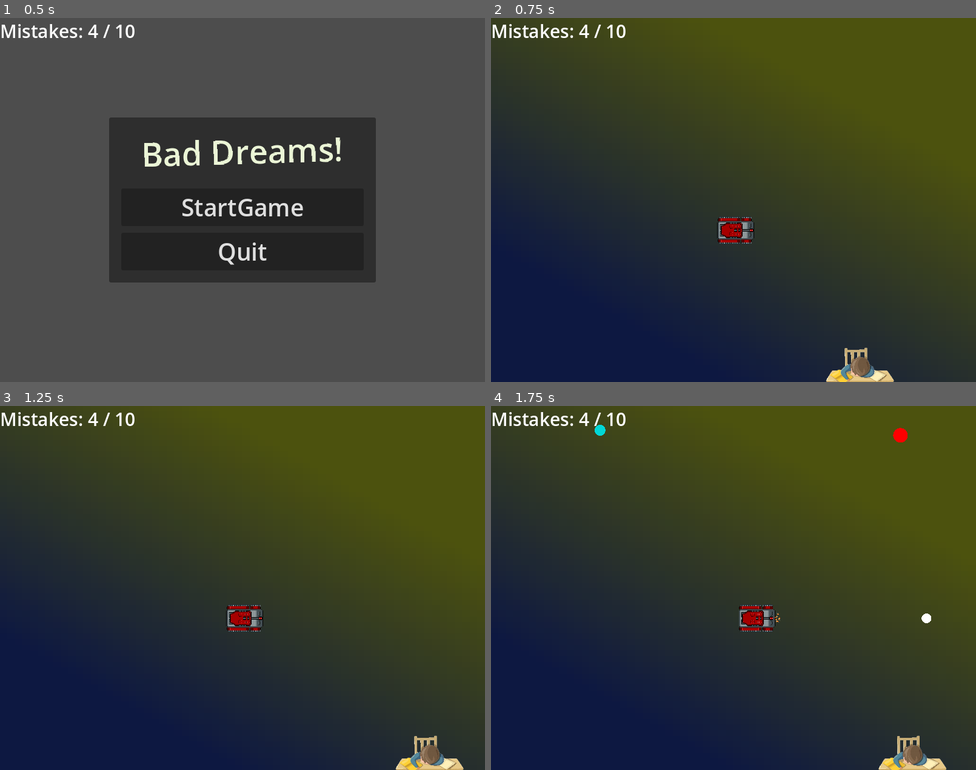
Above: before the commit, frames 1-4 (two rows, left to right).
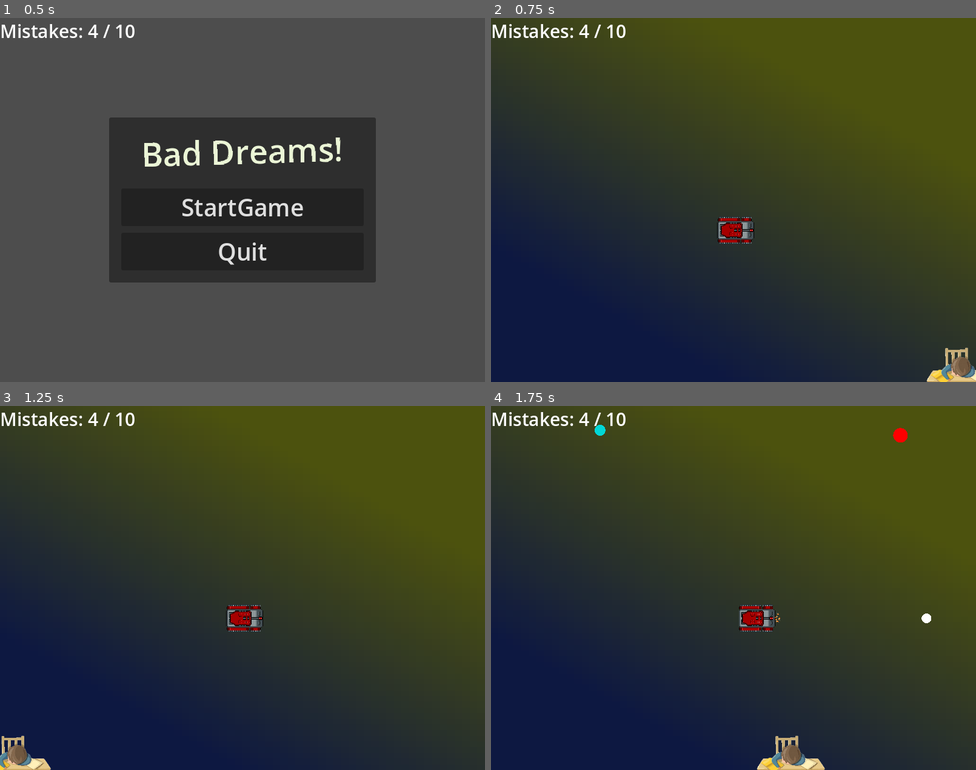
Above: after the commit, the same moments.

Repository: mazilimka/Bad-Dreams
Game: Godot game, scene res://Windows/StartMenu/start_menu.tscn
Two runs of this game, one before a commit and one after it. Both use one fixed random seed, a clock stepped at 60 frames per second and the inputs below.
Inputs (mouse positions are in pixels of both pictures, inside the frame that each line leads up to):
- Up to frame 1 (0.5 s): no input
- Up to frame 2 (0.75 s): click "StartGame" at 0.5 s
- Up to frame 3 (1.25 s): no input
- Up to frame 4 (1.75 s): move the mouse to (840, 569) at 1.27 s; hold D (move_right) from 1.28 s (still down); click (840, 569) at 1.35 s

Frame 1 is identical in both runs. In frame 2, 1.2% of the frame differs, in the area x 69-100%, y 90-100%; in frame 3, 1.2%; in frame 4, 1.3%, in the area x 54-94%, y 90-100%.

Commit message:
A little changes

Diff:
--- /dev/null
+++ b/AlarmArea/alarm_area.gd
@@ -0,0 +1,11 @@
+extends Area2D
+
+
+func _ready() -> void:
+	area_entered.connect(_character_enter)
+
+
+func _character_enter(_area: Area2D):
+	if _area.is_in_group('Character'):
+		_area.global_position.x = 400.0
+		_area.block_timer_timeout()
--- /dev/null
+++ b/AlarmArea/alarm_area.tscn
@@ -0,0 +1,14 @@
+[gd_scene load_steps=3 format=3 uid="uid://bwvtsbsy064qy"]
+
+[ext_resource type="Script" path="res://AlarmArea/alarm_area.gd" id="1_c677m"]
+
+[sub_resource type="RectangleShape2D" id="RectangleShape2D_y30ua"]
+size = Vector2(20, 86)
+
+[node name="AlarmArea" type="Area2D"]
+collision_layer = 0
+collision_mask = 4
+script = ExtResource("1_c677m")
+
+[node name="CollisionShape2D" type="CollisionShape2D" parent="."]
+shape = SubResource("RectangleShape2D_y30ua")
--- a/Character/character.gd
+++ b/Character/character.gd
@@ -2,12 +2,12 @@
 
 @onready var block_timer: Timer = %BlockTimer
 
-var speed := 200.0
+var speed := 2800.0
 var direction := Vector2.RIGHT
 var _is_colliding := false
 
 func _ready() -> void:
-	block_timer.timeout.connect(_block_timer_timeout)
+	block_timer.timeout.connect(block_timer_timeout)
 
 
 func _process(delta: float) -> void:
@@ -22,19 +22,30 @@
 			direction = Vector2.LEFT
 		else:
 			direction = Vector2.RIGHT
-		block_timer.start(1.0)
+		block_timer.start(0.1)
 
 
-func _block_timer_timeout():
+func block_timer_timeout():
 	_is_colliding = false
 
 
 func character_decreasing():
 	scale -= Vector2(0.05, 0.05)
 	global_position.y += 7.0
-	speed += 20
+	if speed != 2800:
+		speed += 20
+		print(speed)
+	else:
+		speed == 2800
+		print(speed)
+
 
 func character_increasing():
 	scale += Vector2(0.05, 0.05)
 	global_position.y -= 7.0
-	speed += 20
+	if speed != 2800:
+		print(speed)
+		speed += 20
+	else:
+		print(speed)
+		speed == 2800
--- a/Character/character.tscn
+++ b/Character/character.tscn
@@ -52,5 +52,5 @@
 
 [node name="BlockTimer" type="Timer" parent="."]
 unique_name_in_owner = true
-process_callback = 0
+wait_time = 0.1
 one_shot = true
--- a/Main/main.tscn
+++ b/Main/main.tscn
@@ -1,9 +1,10 @@
-[gd_scene load_steps=7 format=3 uid="uid://birvl22pwibtn"]
+[gd_scene load_steps=8 format=3 uid="uid://birvl22pwibtn"]
 
 [ext_resource type="PackedScene" uid="uid://cgonja0unfup" path="res://Player/player.tscn" id="1_70yno"]
 [ext_resource type="Script" path="res://Main/main.gd" id="1_masoj"]
 [ext_resource type="PackedScene" uid="uid://bfiqaysq435lw" path="res://Wall/wall.tscn" id="2_fu4gi"]
 [ext_resource type="PackedScene" uid="uid://dpwo180bwe82o" path="res://Character/character.tscn" id="3_ijfxe"]
+[ext_resource type="PackedScene" uid="uid://bwvtsbsy064qy" path="res://AlarmArea/alarm_area.tscn" id="5_7hdn5"]
 
 [sub_resource type="Gradient" id="Gradient_avvws"]
 colors = PackedColorArray(0.0307465, 0.0760758, 0.253906, 1, 0.301462, 0.324219, 0.0329285, 1)
@@ -49,7 +50,7 @@
 scale = Vector2(12.295, 1)
 
 [node name="Character" parent="." instance=ExtResource("3_ijfxe")]
-position = Vector2(574, 572)
+position = Vector2(400, 572)
 
 [node name="TimerForGoodDreams" type="Timer" parent="."]
 unique_name_in_owner = true
@@ -58,3 +59,9 @@
 [node name="TimerForBadDreams" type="Timer" parent="."]
 unique_name_in_owner = true
 autostart = true
+
+[node name="AlarmArea" parent="." instance=ExtResource("5_7hdn5")]
+position = Vector2(-62, 570)
+
+[node name="AlarmArea2" parent="." instance=ExtResource("5_7hdn5")]
+position = Vector2(863, 570)
--- a/project.godot
+++ b/project.godot
@@ -21,6 +21,10 @@
 Events="*res://Autoloads/Events.gd"
 Global="*res://Autoloads/Global.gd"
 Hud="*res://HUD/hud.tscn"
+
+[debug]
+
+gdscript/warnings/shadowed_variable_base_class=0
 
 [display]
 
Not shown, changed: export_presets.cfg
